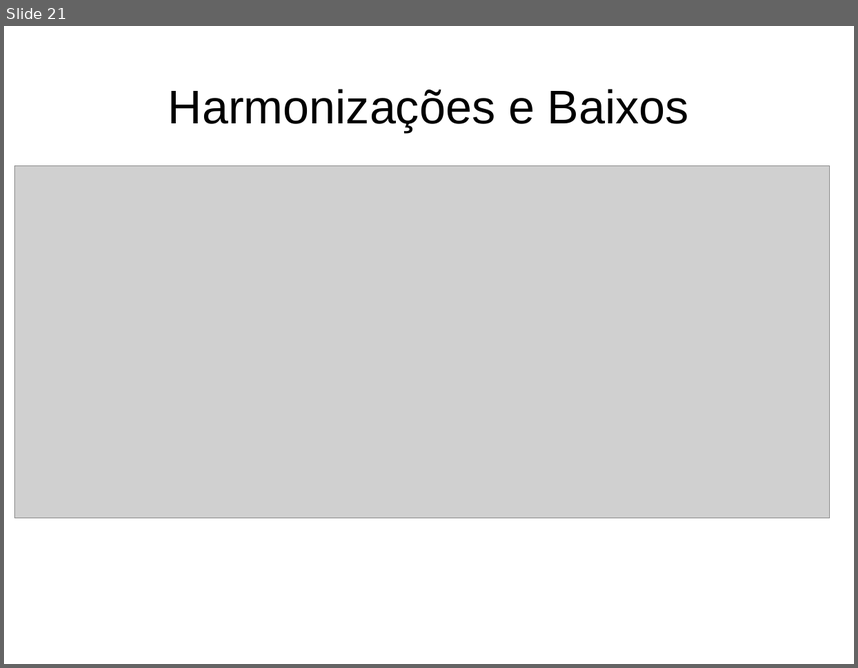
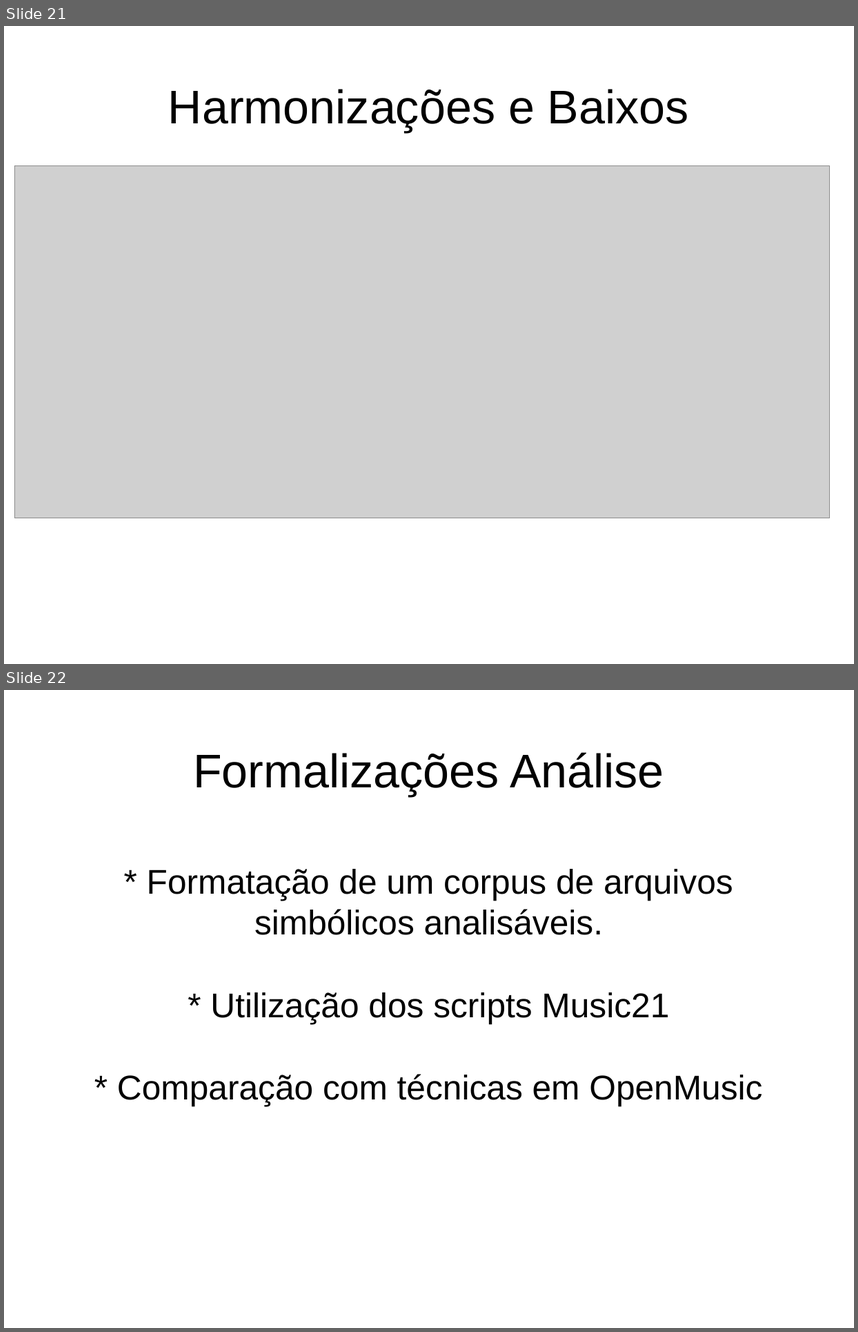
Before and after one commit to glerm/luteria, a slide deck: slides/banca.odp. Shown one above the other, each under a label of ours: slide 21 before the commit, slides 21 and 22 after it. The pictures are 858x668 and 858x1332 pixels, drawn with LibreOffice and Linux fonts; fonts in the diff are those of the drawing; grey boxes stand for pictures. Boxes give left, top, right and bottom in pixels: in the first picture for what was removed or moved away, otherwise in the second. Text is boxed around its words. In the diff, an @@ line names an element or a change of style, - is before the commit and + after.

```diff
--- a/slides/banca.odp
+++ b/slides/banca.odp
@@ slide 22 added at (4,690,854,1328), background #FFFFFF @@
@@ title added at (193,752,664,796), 44 pt, text #000000 @@
+Formalizações Análise
@@ subtitle added at (117,869,762,1105), 32 pt, text #000000 @@
+* Formatação de um corpus de arquivos simbólicos analisáveis.
+* Utilização dos scripts Music21
+* Comparação com técnicas em OpenMusic
```
Also in this commit, not shown: 19 other slides added, 2 other files.
